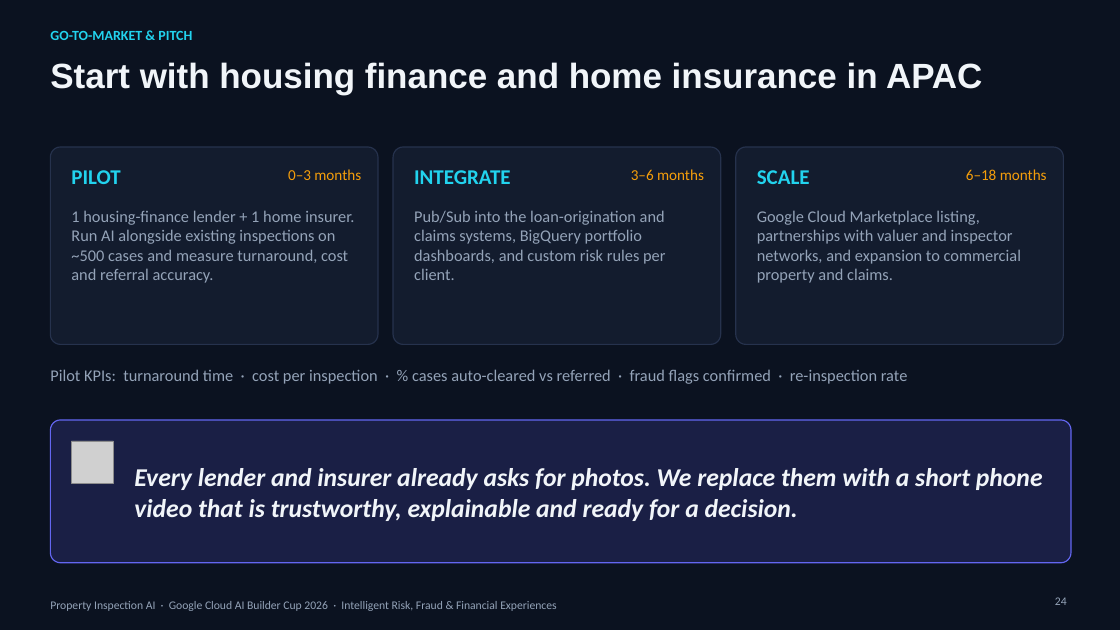
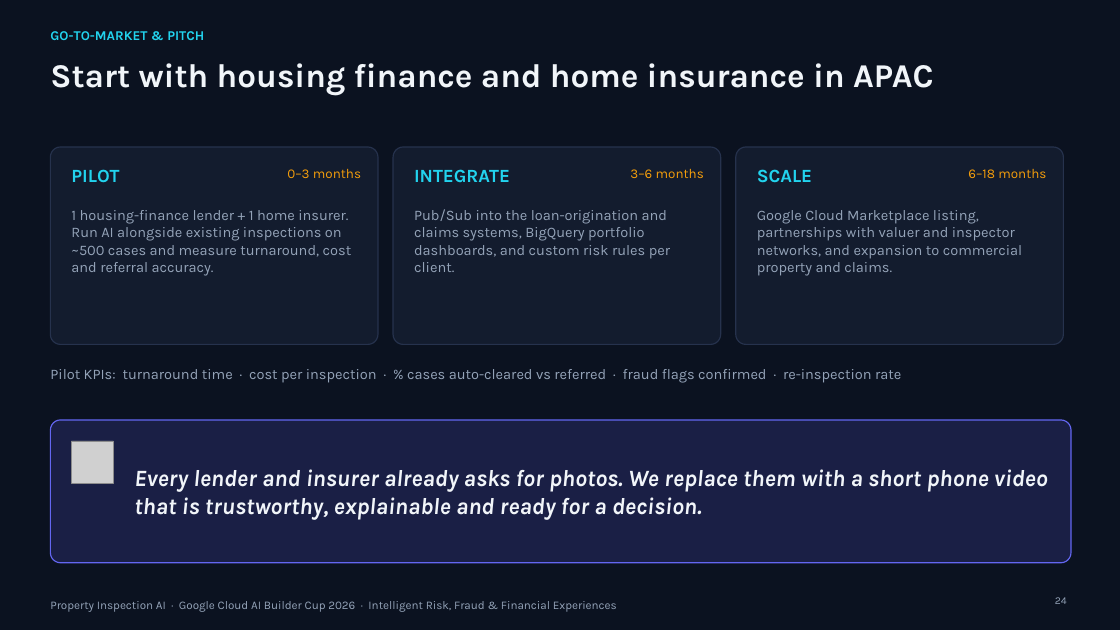
Before and after one commit to XCore-Lab/property-inspection-ai, a slide deck: slide 24 of docs/pitch-deck/Property_Inspection_AI_Pitch.pptx. Drawn at 1120x630 pixels with LibreOffice and Linux fonts; fonts in the diff are those of the drawing; grey boxes stand for pictures; background and template pictures are left out. Boxes give left, top, right and bottom in pixels: in the first picture for what was removed or moved away, otherwise in the second. Text is boxed around its words. In the diff, an @@ line names an element or a change of style, - is before the commit and + after.

Commit message:
Redesign the architecture diagram and refresh deck typography and colours
- New architecture diagram (light and dark) on the architecture slide of both decks and in the README
- Submission deck: one blue accent with neutral cards; red, amber and green kept only for problem vs solution, decision outcomes, the REFER case and caveats
- Pitch deck: Google Sans Flex throughout, sizes adjusted to keep the original layout
- Google Sans Flex embedded in both decks so they display correctly without the font installed

```diff
--- a/docs/pitch-deck/Property_Inspection_AI_Pitch.pptx
+++ b/docs/pitch-deck/Property_Inspection_AI_Pitch.pptx
@@ text "GO-TO-MARKET & PITCH" at (50, 31, 204, 40): size 12 to 11.5 pt, font Calibri to Karla @@
@@ title "Start with housing finance and ..." at (50, 63, 933, 95): size 30 to 28.5 pt, font Arial to Karla @@
@@ size 18 to 16 pt, font Calibri to Karla in 3 elements at (71, 169, 119, 183), (414, 169, 510, 182), (757, 169, 812, 183) @@
@@ size 13 to 11.5 pt, font Calibri to Karla in 3 elements at (287, 169, 361, 178), (630, 169, 704, 178), (968, 169, 1046, 178) @@
@@ size 14 to 12.5 pt, font Calibri to Karla in 4 elements at (71, 210, 352, 276), (414, 209, 670, 272), (757, 210, 1022, 276), (50, 369, 901, 383) @@
@@ text "Every lender and insurer already ..." at (134, 469, 1048, 520): size 22 to 20 pt, font Calibri to Karla @@
@@ text "Property Inspection AI · Google ..." at (50, 601, 617, 612): font Calibri to Karla @@
@@ page number at (1055, 597, 1067, 604): size 10 to 9 pt, font Calibri to Karla @@
```
Also in this commit, not shown: 25 other slides changed, 7 other files.
